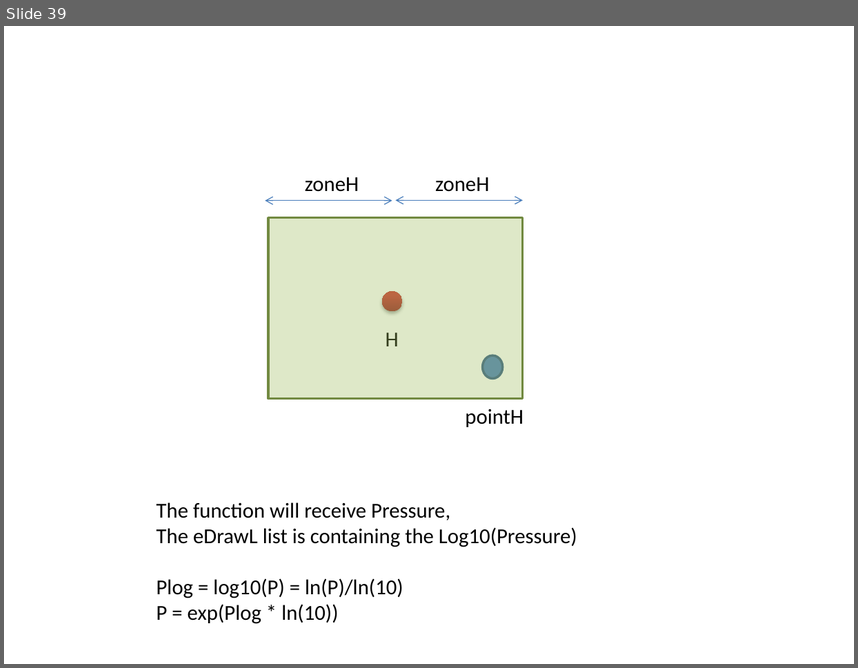
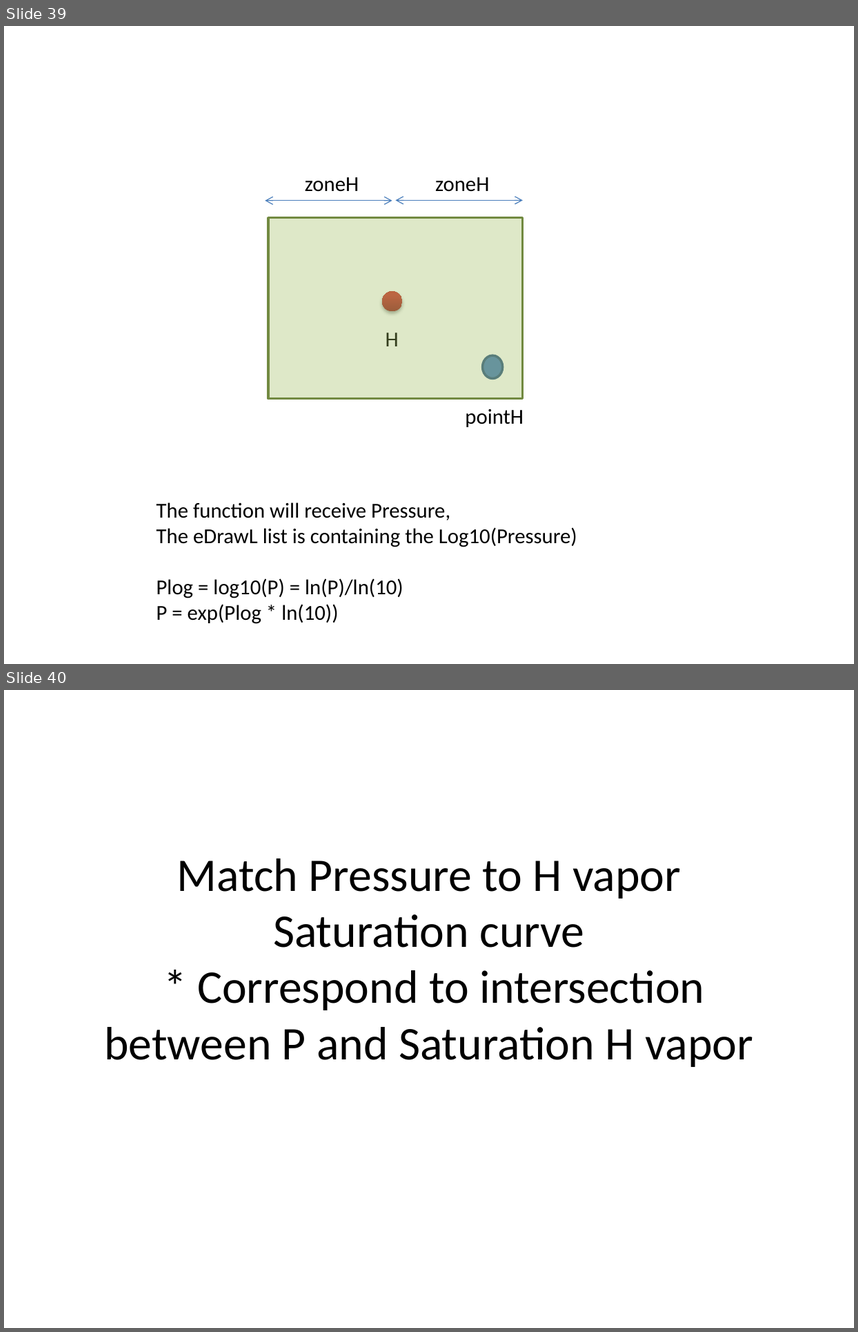
Before and after one commit to ckl67/PAC-Tool, a slide deck: dev_help/conversions/pac-tool help draw.pptx. Shown one above the other, each under a label of ours: slide 39 before the commit, slides 39 and 40 after it. The pictures are 858x668 and 858x1332 pixels, drawn with LibreOffice and Linux fonts; fonts in the diff are those of the drawing. Boxes give left, top, right and bottom in pixels: in the first picture for what was removed or moved away, otherwise in the second. Text is boxed around its words. In the diff, an @@ line names an element or a change of style, - is before the commit and + after.

Commit message:
Compute H Matching PSat (T-Isotherm) with P0PK

```diff
--- a/dev_help/conversions/pac-tool help draw.pptx
+++ b/dev_help/conversions/pac-tool help draw.pptx
@@ slide 40 added at <box>4,690,854,1328</box>, background #FFFFFF @@
@@ title added at <box>104,858,753,1067</box>, 39.6 pt, text #000000 @@
+Match Pressure to H vapor Saturation curve
+* Correspond to intersection between P and Saturation H vapor
```
Also in this commit, not shown: 1 other slide added, 4 other files.
